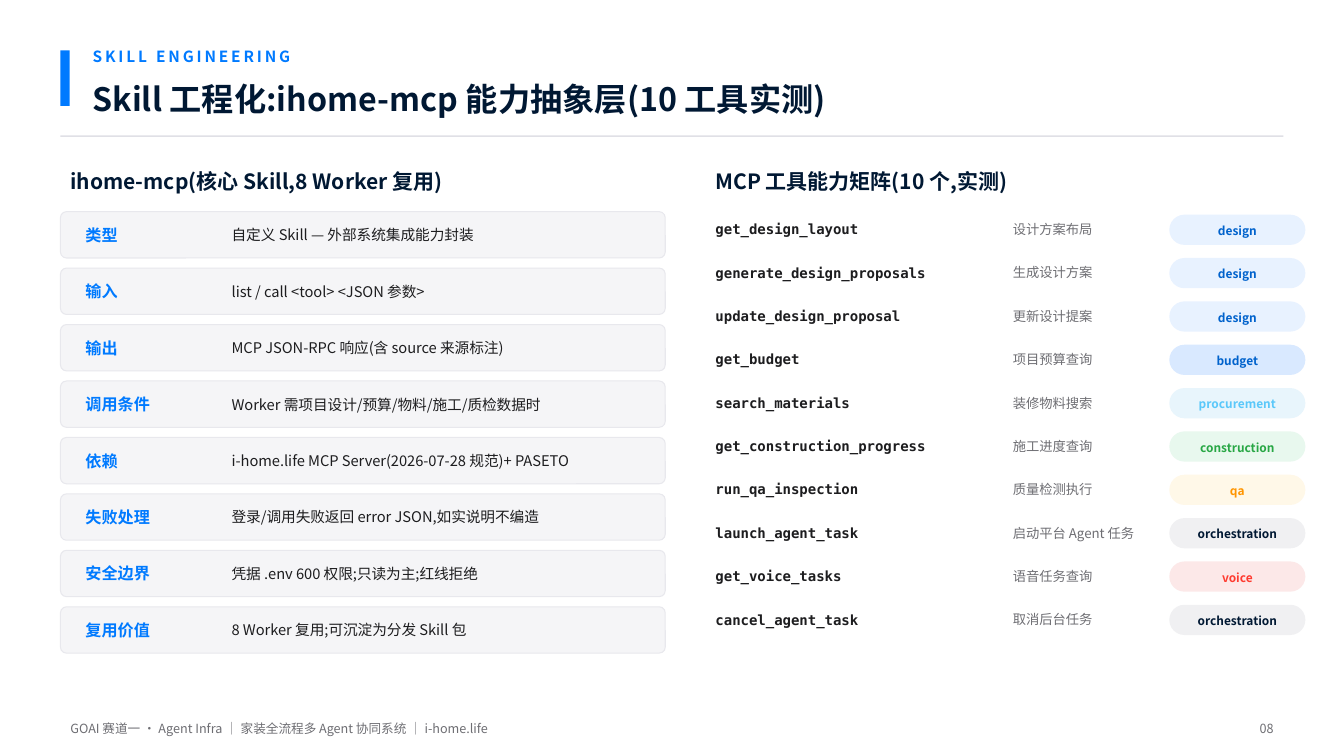
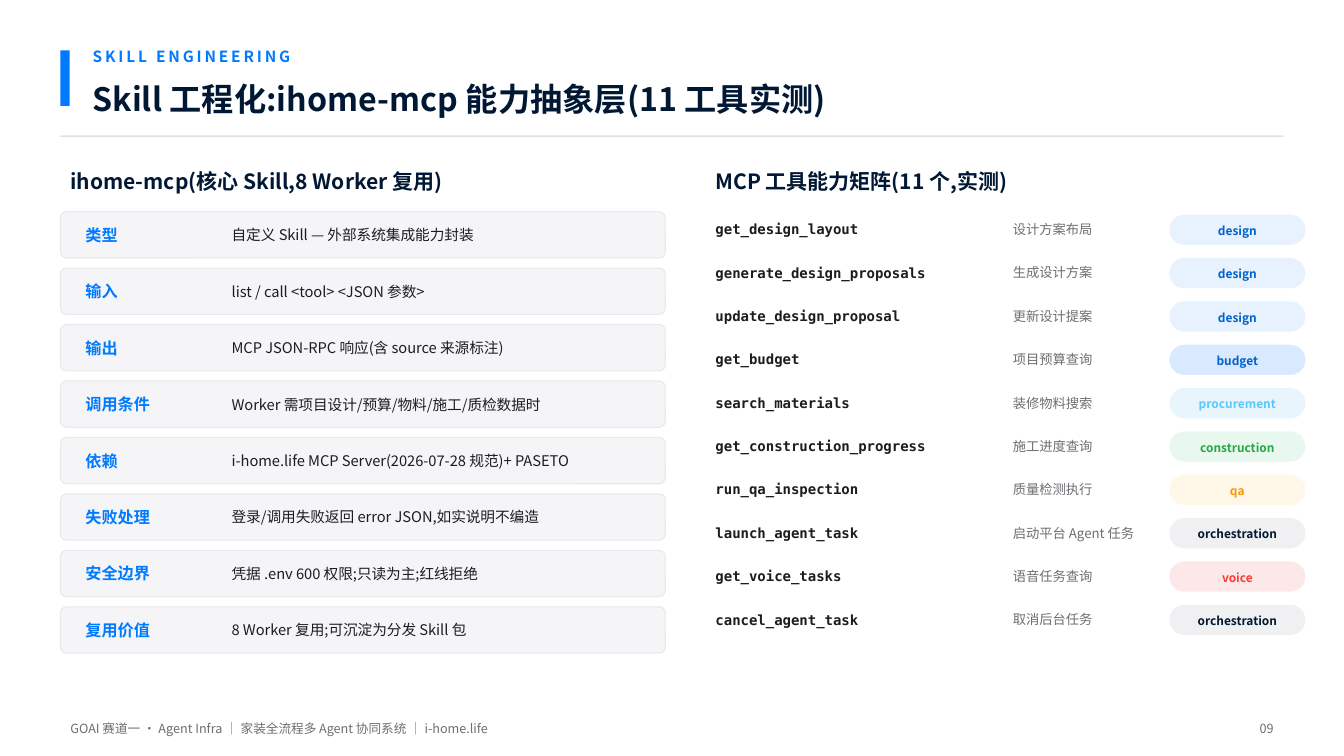
Before and after one commit to SUOKE2024/i-home.life, a slide deck: slide 9 of goai-agent-infra/ppt/GOAI初赛-家装全流程多Agent协同系统.pptx (slide 8 before the commit). Drawn at 1344x756 pixels with LibreOffice and Linux fonts; fonts in the diff are those of the drawing. Boxes give left, top, right and bottom in pixels: in the first picture for what was removed or moved away, otherwise in the second. Text is boxed around its words. In the diff, an @@ line names an element or a change of style, - is before the commit and + after.

Commit message:
feat: 前沿功能批次A落地 + 参赛材料V3.2 — HENF/局改快装/米家生态/AI工地监理/智能评级
为 GOAI 初赛交付落地一批前沿能力，并同步参赛材料至 V3.2（含 W3C Trace / MCP Enterprise）。

后端新功能：
- F50 材料溯源 HENF：eco_materials API/service/model + board_trace_henf 迁移
- F49 局改快装：partial_renovation 快装套餐 + quick_install_package_columns 迁移
- F46 米家生态：ecosystem_bridge 深化 + ecosystem API 扩展
- F48 AI 工地监理：supervision_patrol_service + construction API 缺陷识别
- 智能评级：smart_level_service + test_smart_level
- F45 LLM 深化 / F7 BOM 版本管理：solution_first_service 扩展

MCP / 配置：
- app/mcp/extensions/enterprise.py：MCP Enterprise 扩展
- app/mcp/server.py：路由注册
- .env.example / config.py：新增 REAL_CV_QUALITY_ENABLED feature flag

测试补全（符合"新增 API 必须补测试"门禁）：
- test_construction / test_eco_materials / test_partial_renovation
- test_solution_first / test_mcp_2026_07_28 / test_smart_level
- tests/fixtures/sample_floorplan.dxf

工具脚本：
- scripts/test_auto_relogin.py：401 自动重登录 + token 缓存
- scripts/seed_appliance_data.py：家电种子数据

参赛材料 V3.2：
- 初赛-方案.md / 作品简介.md / 提交清单.md / deck.js / pptx 同步更新
- docs/知识产权申报研究报告.md + docs/superpowers/specs/2026-08-04-frontier-research.md

前端构建产物同步刷新。

```diff
--- a/goai-agent-infra/ppt/GOAI初赛-家装全流程多Agent协同系统.pptx
+++ b/goai-agent-infra/ppt/GOAI初赛-家装全流程多Agent协同系统.pptx
@@ text at box(93, 83, 826, 118): text changed @@
-Skill 工程化:ihome-mcp 能力抽象层(10 工具实测)
+Skill 工程化:ihome-mcp 能力抽象层(11 工具实测)
@@ text at box(715, 171, 1007, 193): text changed @@
-MCP 工具能力矩阵(10 个,实测)
+MCP 工具能力矩阵(11 个,实测)
@@ text at box(1260, 723, 1274, 733): text changed @@
-08
+09
```
Also in this commit, not shown: 13 other slides changed, 1 slide added, 44 other files.
